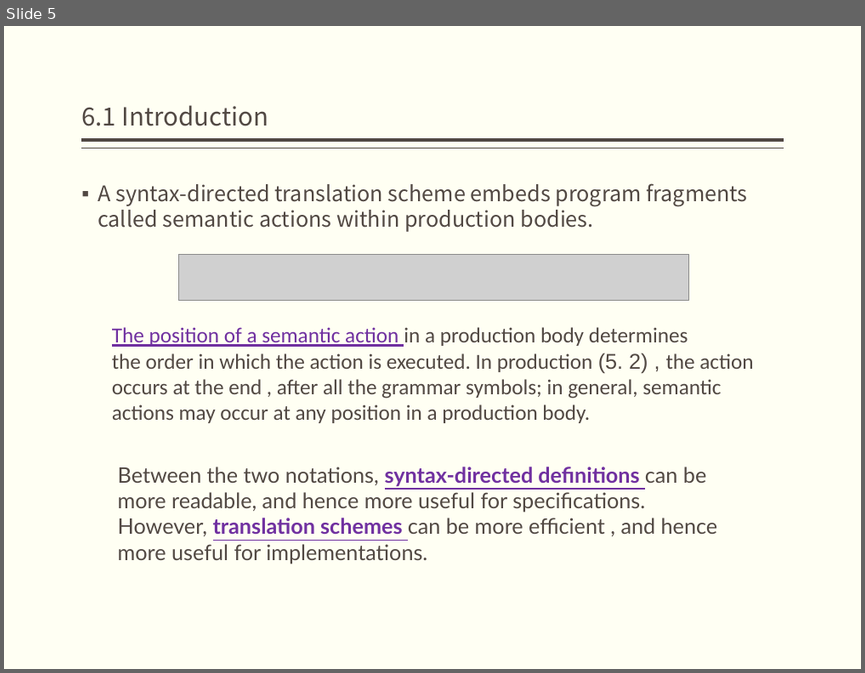
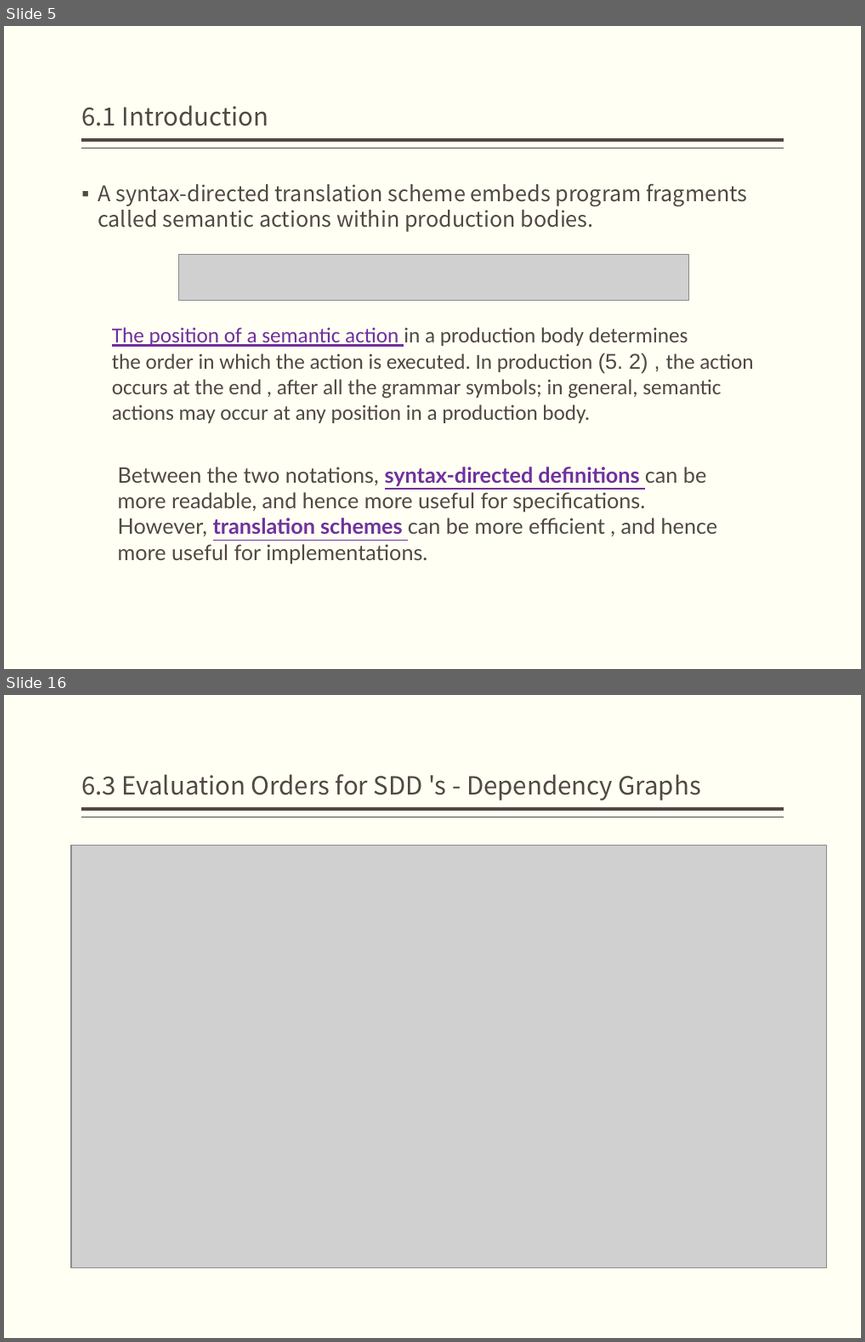
Before and after one commit to bonkboykz/jz81.github.io, a slide deck: course/compiler/LectureNotes/(Spring2017)Lecture6.pptx. Shown one above the other, each under a label of ours: slide 5 before the commit, slides 5 and 16 after it; the slides between them are not shown. The pictures are 865x673 and 865x1342 pixels, drawn with LibreOffice and Linux fonts; fonts in the diff are those of the drawing; grey boxes stand for pictures. Boxes give left, top, right and bottom in pixels: in the first picture for what was removed or moved away, otherwise in the second. Text is boxed around its words. In the diff, an @@ line names an element or a change of style, - is before the commit and + after.

```diff
--- a/course/compiler/LectureNotes/(Spring2017)Lecture6.pptx
+++ b/course/compiler/LectureNotes/(Spring2017)Lecture6.pptx
@@ slide 16 added at (x1=4, y1=695, x2=861, y2=1338), background #FFFFF3; not listed: 2 template elements that a slide beside it also shows @@
@@ title added at (x1=81, y1=774, x2=701, y2=800), 21 pt, text #514843 @@
+6.3 Evaluation Orders for SDD 's - Dependency Graphs
@@ picture added at (x1=71, y1=845, x2=826, y2=1267) @@
```
Also in this commit, not shown: 2 slides changed, 13 other slides added.
